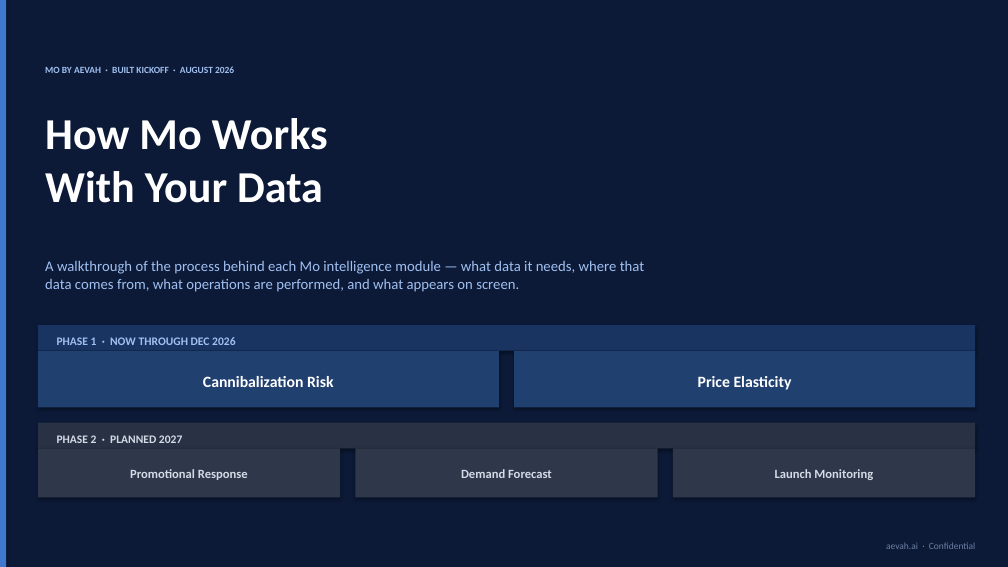
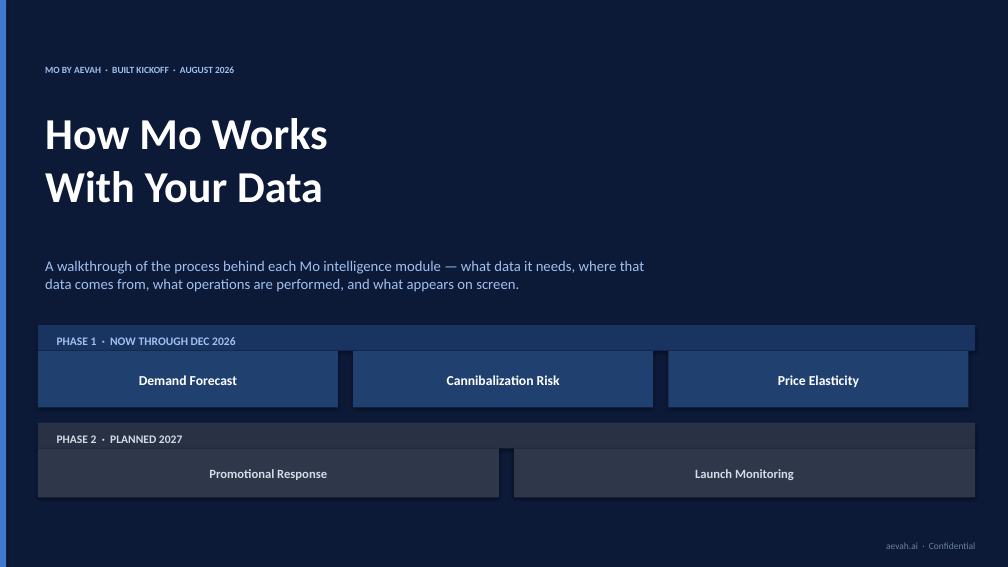
Before and after one commit to theroblong/built-mo-preview, a slide deck: slide 1 of mockups/mo_data_ops_kickoff.pptx. Drawn at 1008x567 pixels with LibreOffice and Linux fonts; fonts in the diff are those of the drawing. Boxes give left, top, right and bottom in pixels: in the first picture for what was removed or moved away, otherwise in the second. Text is boxed around its words. In the diff, an @@ line names an element or a change of style, - is before the commit and + after.

```diff
--- a/mockups/mo_data_ops_kickoff.pptx
+++ b/mockups/mo_data_ops_kickoff.pptx
@@ rectangle: place and size @@
-rectangle at [38, 351, 499, 408]
+rectangle at [38, 351, 338, 408]
@@ rectangle: place and size @@
-rectangle at [514, 351, 975, 408]
+rectangle at [353, 351, 653, 408]
@@ rectangle added at [668, 351, 969, 408], fill #204070 @@
@@ text "Demand Forecast": place and size @@
-text "Demand Forecast" at [461, 469, 552, 478]
+text "Demand Forecast" at [139, 375, 237, 385]
@@ text "Demand Forecast" at [139, 375, 237, 385]: size 12 to 13 pt, text colour #D4DAE6 to #FFFFFF @@
@@ text "Cannibalization Risk" at [447, 375, 560, 385]: size 15 to 13 pt @@
@@ text "Cannibalization Risk": place and size @@
-text "Cannibalization Risk" at [203, 376, 334, 387]
+text "Cannibalization Risk" at [447, 375, 560, 385]
@@ text "Price Elasticity": place and size @@
-text "Price Elasticity" at [698, 376, 792, 390]
+text "Price Elasticity" at [778, 375, 859, 387]
@@ text "Price Elasticity" at [778, 375, 859, 387]: size 15 to 13 pt @@
@@ rectangle: place and size @@
-rectangle at [355, 448, 658, 498]
+rectangle at [38, 448, 499, 498]
@@ rectangle removed at [38, 448, 340, 498] @@
@@ rectangle: place and size @@
-rectangle at [673, 448, 975, 498]
+rectangle at [514, 448, 975, 498]
@@ text "Promotional Response": place and size @@
-text "Promotional Response" at [130, 469, 248, 480]
+text "Promotional Response" at [209, 469, 327, 480]
@@ text "Launch Monitoring": place and size @@
-text "Launch Monitoring" at [775, 469, 873, 480]
+text "Launch Monitoring" at [695, 469, 794, 480]
```
Also in this commit, not shown: 3 other slides changed, 4 other files.
